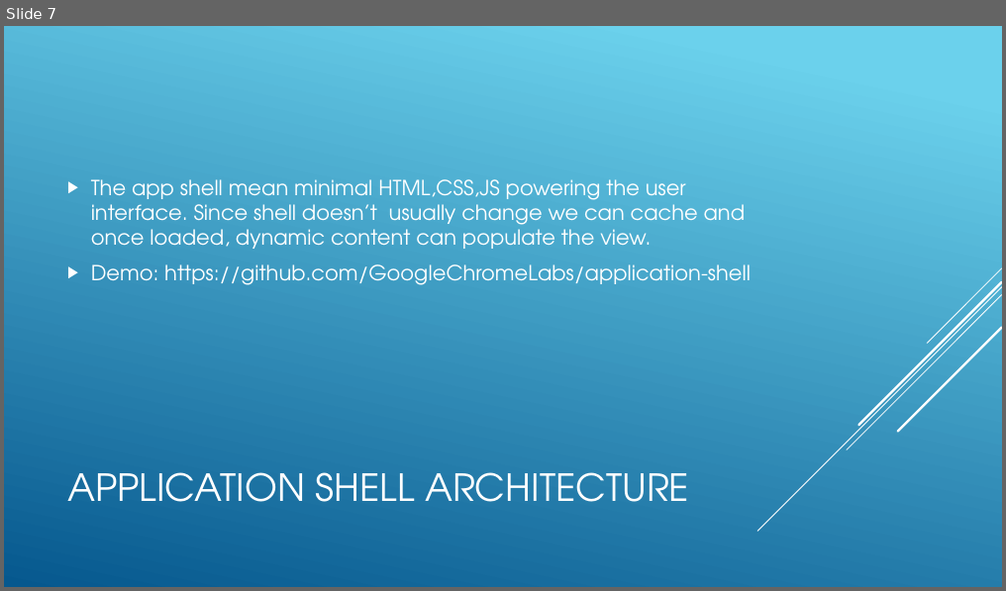
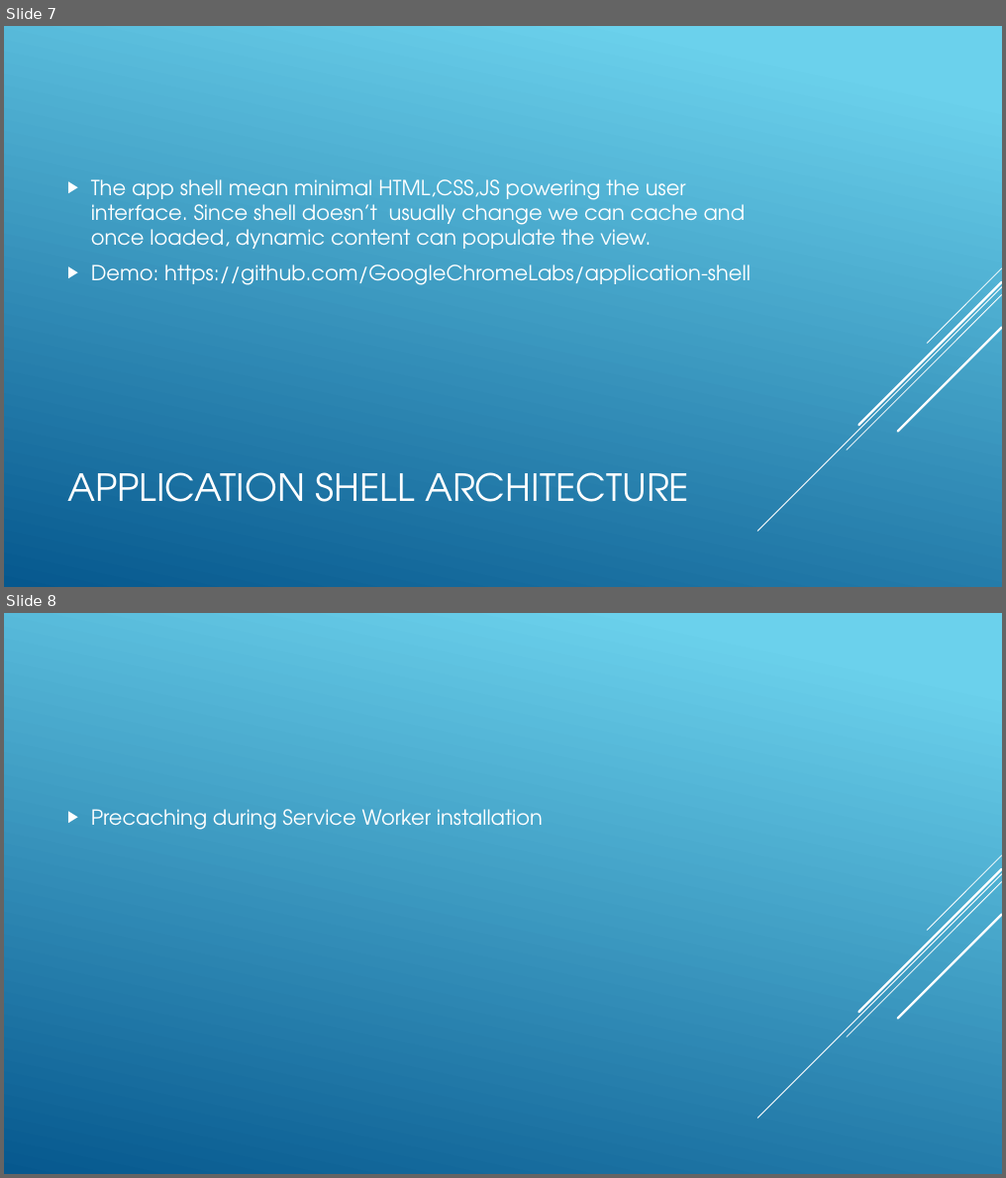
Before and after one commit to ngohungphuc/Presentation, a slide deck: Progressive Web App/PWA.pptx. Shown one above the other, each under a label of ours: slide 7 before the commit, slides 7 and 8 after it. The pictures are 1006x591 and 1006x1178 pixels, drawn with LibreOffice and Linux fonts; fonts in the diff are those of the drawing. Boxes give left, top, right and bottom in pixels: in the first picture for what was removed or moved away, otherwise in the second. Text is boxed around its words. In the diff, an @@ line names an element or a change of style, - is before the commit and + after.

```diff
--- a/Progressive Web App/PWA.pptx
+++ b/Progressive Web App/PWA.pptx
@@ slide 8 added at bbox=[4, 613, 1002, 1174], background gradient #6ED2EB to #06588E; not listed: 5 template elements that a slide beside it also shows @@
@@ text added at bbox=[91, 809, 543, 830], 20 pt, text #FFFFFF @@
+▶ Precaching during Service Worker installation
```
Also in this commit, not shown: 4 other files.
